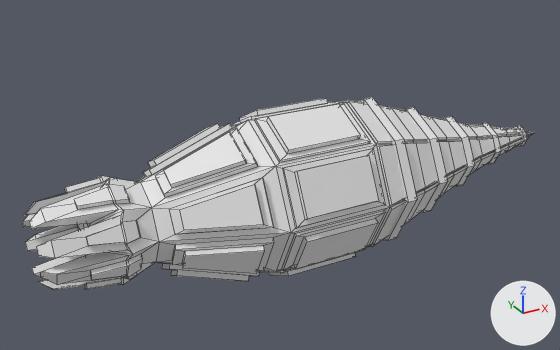
Renders of the Blender file Zouras_Outfits/outfits/Pollo-Guli.blend from each side of a commit.
Before and after are seen from a 50 mm lens placed at (-6.61, -11.33, 5.99), pointed at (0.77, 2.07, -0.71). Lighting does not change. The marker at lower right points along +X, +Y and +Z. Mesh edges are drawn as thin lines.
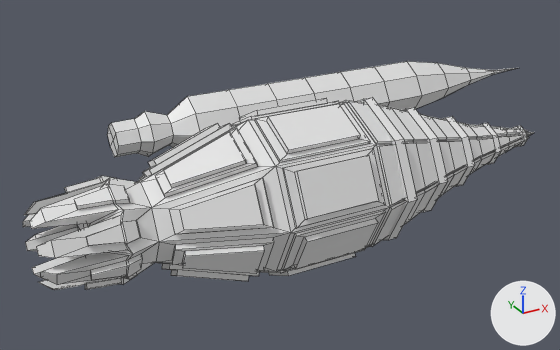
The newer file is also turned or shifted as a whole; pictures and numbers use the older file's frame.

What the commit changed:
Mesh me_cube_003 is new.
It has 122 vertices, 120 faces and spans x -2.25..9.5, y -0.71..0.71, z -0.71..0.71.
Object 'Cube.002' (ob_cube_002) is new; it shows me_cube_003.
Its location is (0.0, 4.0, 0.0).

What differs and where, as boxes (x1, y1, x2, y2) in the pictures (560 x 350 px):
'Cube.002', added: after (107, 61, 516, 157)
